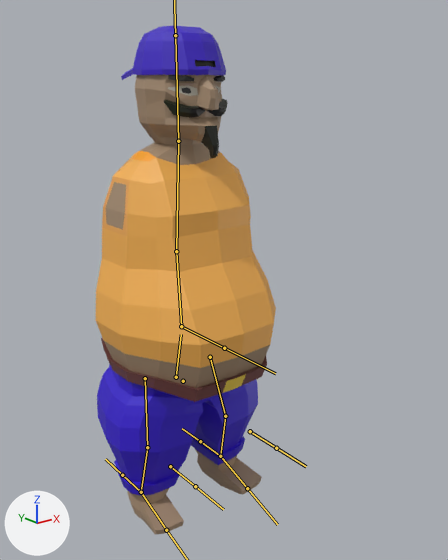
Renders of the FBX model HayMaker/Assets/1.Models/Player/Hero_V1.fbx from each side of a commit.
The view is the same before and after, from a camera (50 mm lens) standing at (-2.66, -3.87, 3.39) and looking at (0.15, -0.36, 1.99). The lights are fixed; the arrows at lower left show +X, +Y and +Z. The bones that bend it are drawn over the model as lines.

In view in the first picture: 'Sergio'.
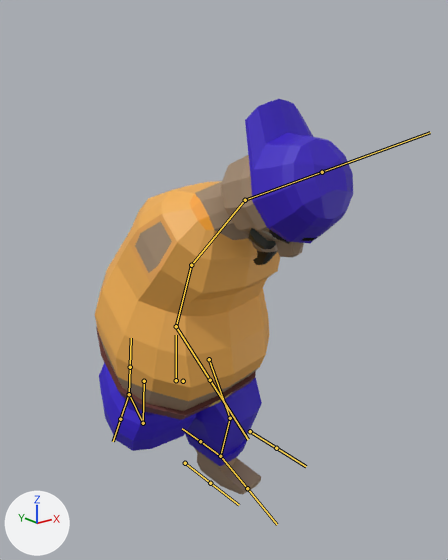
The newer file adds an action. The first version stands in its rest pose; the second is drawn at frame 37 of the action 'Armature|DefeatPose'.

Scene script edits in JSON lines:
```json
{"block": "bone_pelvis", "where": "bone_pelvis = bpy.data.objects['Armature'].pose.bones['Pelvis']"}
{"op": "set", "path": "bone_pelvis.location", "old": "(0.0, 0.0, 0.0)", "new": "(0.0, -0.034, 0.007)"}
{"op": "set", "path": "bone_pelvis.rotation_quaternion", "old": "(1.0, 0.0, 0.0, 0.0)", "new": "(0.997, -0.081, 0.0, 0.0)", "note": "degrees (0, 0, 0) -> degrees (-9, 0, 0)"}
{"block": "bone_spine_1", "where": "bone_spine_1 = bpy.data.objects['Armature'].pose.bones['spine 1']  # child of 'Pelvis'"}
{"op": "set", "path": "bone_spine_1.rotation_quaternion", "old": "(1.0, 0.0, 0.0, 0.0)", "new": "(0.952, 0.305, 0.0, 0.0)", "note": "degrees (0, 0, 0) -> degrees (36, 0, 0)"}
{"block": "bone_spine2", "where": "bone_spine2 = bpy.data.objects['Armature'].pose.bones['Spine2']  # child of 'spine 1'"}
{"op": "set", "path": "bone_spine2.rotation_quaternion", "old": "(1.0, 0.0, 0.0, 0.0)", "new": "(0.99, 0.141, 0.0, 0.0)", "note": "degrees (0, 0, 0) -> degrees (16, 0, 0)"}
{"block": "bone_head", "where": "bone_head = bpy.data.objects['Armature'].pose.bones['Head']  # child of 'Spine2'"}
{"op": "set", "path": "bone_head.rotation_quaternion", "old": "(1.0, 0.0, 0.0, 0.0)", "new": "(0.97, 0.242, 0.017, 0.012)", "note": "degrees (0, 0, 0) -> degrees (28, 2, 2)"}
{"block": "bone_bone_004", "where": "bone_bone_004 = bpy.data.objects['Armature'].pose.bones['Bone.004']  # child of 'Pelvis'"}
{"op": "set", "path": "bone_bone_004.rotation_quaternion", "old": "(1.0, 0.0, 0.0, 0.0)", "new": "(0.927, -0.362, 0.093, -0.04)", "note": "degrees (0, 0, 0) -> degrees (-43, 8, -8)"}
{"block": "bone_topleg_l", "where": "bone_topleg_l = bpy.data.objects['Armature'].pose.bones['TopLeg.L']  # child of 'Pelvis'"}
{"op": "set", "path": "bone_topleg_l.rotation_quaternion", "old": "(1.0, 0.0, 0.0, 0.0)", "new": "(0.999, -0.028, -0.017, 0.016)", "note": "degrees (0, 0, 0) -> degrees (-3, -2, 2)"}
{"block": "bone_lowleg_l", "where": "bone_lowleg_l = bpy.data.objects['Armature'].pose.bones['LowLeg.L']  # child of 'TopLeg.L'"}
{"op": "set", "path": "bone_lowleg_l.rotation_quaternion", "old": "(1.0, 0.0, 0.0, 0.0)", "new": "(0.995, -0.099, 0.0, -0.02)", "note": "degrees (0, 0, 0) -> degrees (-11, 0, -2)"}
{"block": "bone_foot_l", "where": "bone_foot_l = bpy.data.objects['Armature'].pose.bones['Foot.L']  # child of 'LowLeg.L'"}
{"op": "set", "path": "bone_foot_l.rotation_quaternion", "old": "(1.0, 0.0, 0.0, 0.0)", "new": "(0.998, 0.042, 0.022, -0.028)", "note": "degrees (0, 0, 0) -> degrees (5, 3, -3)"}
{"block": "bone_topleg_r", "where": "bone_topleg_r = bpy.data.objects['Armature'].pose.bones['TopLeg.R']  # child of 'Pelvis'"}
{"op": "set", "path": "bone_topleg_r.rotation_quaternion", "old": "(1.0, 0.0, 0.0, 0.0)", "new": "(0.916, -0.374, 0.039, 0.138)", "note": "degrees (0, 0, 0) -> degrees (-43, 10, 13)"}
{"block": "bone_lowleg_r", "where": "bone_lowleg_r = bpy.data.objects['Armature'].pose.bones['LowLeg.R']  # child of 'TopLeg.R'"}
{"op": "set", "path": "bone_lowleg_r.rotation_quaternion", "old": "(1.0, 0.0, 0.0, 0.0)", "new": "(0.918, -0.39, 0.0, 0.079)", "note": "degrees (0, 0, 0) -> degrees (-46, 4, 8)"}
{"block": "bone_foot_r", "where": "bone_foot_r = bpy.data.objects['Armature'].pose.bones['Foot.R']  # child of 'LowLeg.R'"}
{"op": "set", "path": "bone_foot_r.rotation_quaternion", "old": "(1.0, 0.0, 0.0, 0.0)", "new": "(0.955, -0.173, -0.175, -0.167)", "note": "degrees (0, 0, 0) -> degrees (-17, -23, -16)"}
```

Where the change shows, as pixel boxes [x1, y1, x2, y2] in the pictures (448 x 560 px):
```json
{"object": "Sergio", "change": "posed", "before": [96, 26, 276, 534], "after": [95, 99, 353, 494], "on screen": "43% wider, 22% shorter"}
{"bone": "Pelvis", "before": "(176, 377) to (181, 334)", "after": "(176, 380) to (176, 335)"}
{"bone": "spine 1", "before": "(181, 326) to (176, 251)", "after": "(176, 326) to (191, 265)"}
{"bone": "Spine2", "before": "(176, 251) to (178, 141)", "after": "(191, 265) to (245, 200)"}
{"bone": "Head", "before": "(178, 141) to (175, 35)", "after": "(245, 200) to (322, 172)"}
{"bone": "Bone.004", "before": "(181, 326) to (224, 348)", "after": "(176, 326) to (210, 380)"}
{"bone": "TopLeg.L", "before": "(210, 357) to (225, 416)", "after": "(209, 359) to (230, 418)"}
{"bone": "LowLeg.L", "before": "(225, 416) to (220, 456)", "after": "(230, 418) to (220, 456)"}
{"bone": "TopLeg.R", "before": "(145, 378) to (147, 447)", "after": "(144, 381) to (143, 423)"}
{"bone": "LowLeg.R", "before": "(147, 447) to (141, 492)", "after": "(143, 423) to (129, 394)"}
{"bone": "Foot.R", "before": "(141, 492) to (166, 530)", "after": "(129, 394) to (120, 419)"}
```
